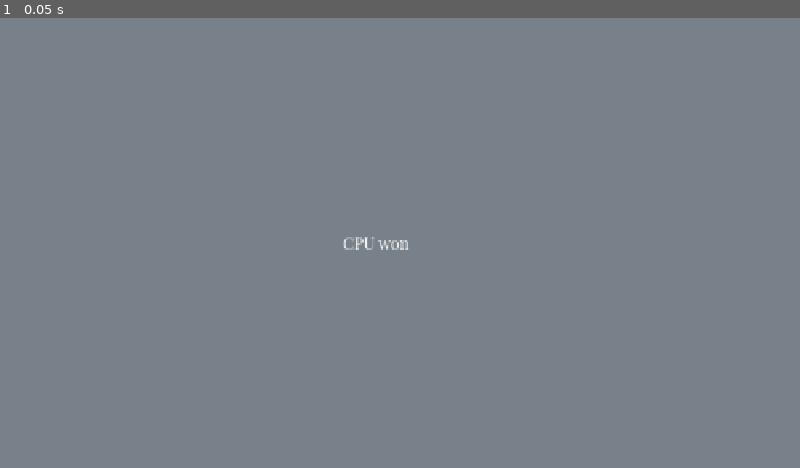
Above: before the commit, frame 1.
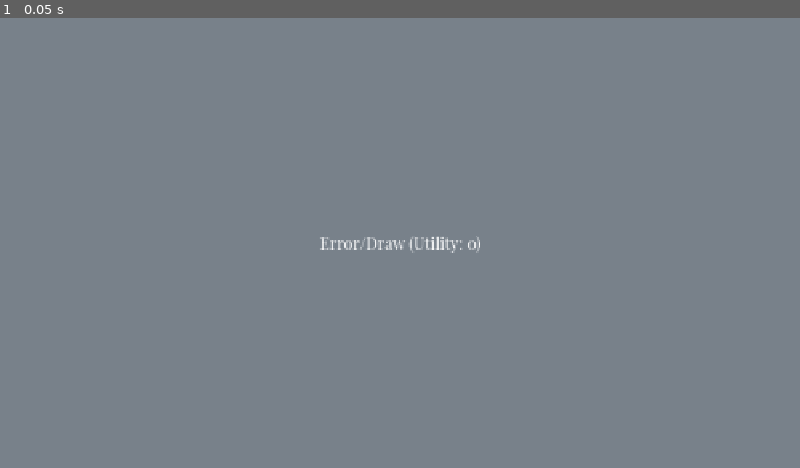
Above: after the commit, the same moment.

Repository: alex-bo7/ashes_of_nim_481
Game: Godot game, scene res://EndGame/end_game.tscn
Two runs of this game, one before a commit and one after it. Both use one fixed random seed, a clock stepped at 60 frames per second and the inputs below. This scene is started directly instead of the project's main scene.
Inputs:
- Up to frame 1 (0.05 s): no input

The runs differ from the first frame. In frame 1, 0.3% of the frame differs, in the area x 40-60%, y 48-53%.

Commit message:
Displays correct winner

Diff:
--- a/EndGame/end_game.gd
+++ b/EndGame/end_game.gd
@@ -2,8 +2,12 @@
 
 @export var label: Label
 
-func _ready() -> void:
-	if GameManager.current_state.utility == 1:
+func _ready():
+	var final_utility = GameManager.current_state.utility
+
+	if final_utility == 1: # if Player's utility is 1, Player won
 		label.text = "Player won"
-	else:
+	elif final_utility == -1: # if Player's utility is -1, Player lost (CPU won)
 		label.text = "CPU won"
+	else: # just in case
+		label.text = "Error/Draw (Utility: " + str(final_utility) + ")"
--- a/Extras/algorithms.gd
+++ b/Extras/algorithms.gd
@@ -63,12 +63,10 @@
 	var best_value = -INF
 
 	for a in game.actions(state):
-		# Call _min_value as a method of this script
 		var action_value = mm_min_value(game.result(state, a), player, game)
 		if action_value > best_value:
 			best_value = action_value
 			best_action = a
-
 	return best_action
 
 
--- a/Extras/game_manager.gd
+++ b/Extras/game_manager.gd
@@ -58,8 +58,13 @@
 	print_debug('GameState after move: ', move_state)
 	nim.display(current_state)
 
-	# check winner
 	if nim.terminal_test(current_state):
+		# check winner from players perspective
+		var final_player_utility: int = nim.utility(current_state, turn.PLAYER)
+		print("Final utility for Player:", final_player_utility)
+
+		current_state.utility = final_player_utility
+
 		get_tree().change_scene_to_file("res://EndGame/end_game.tscn")
 		return
 
